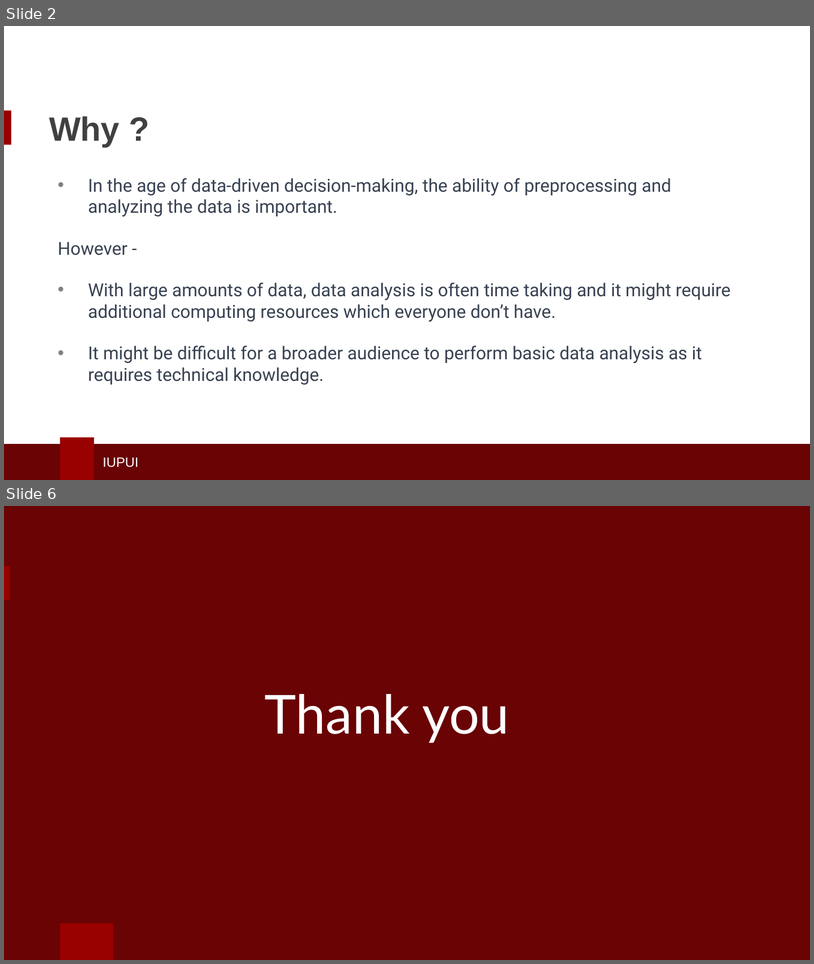
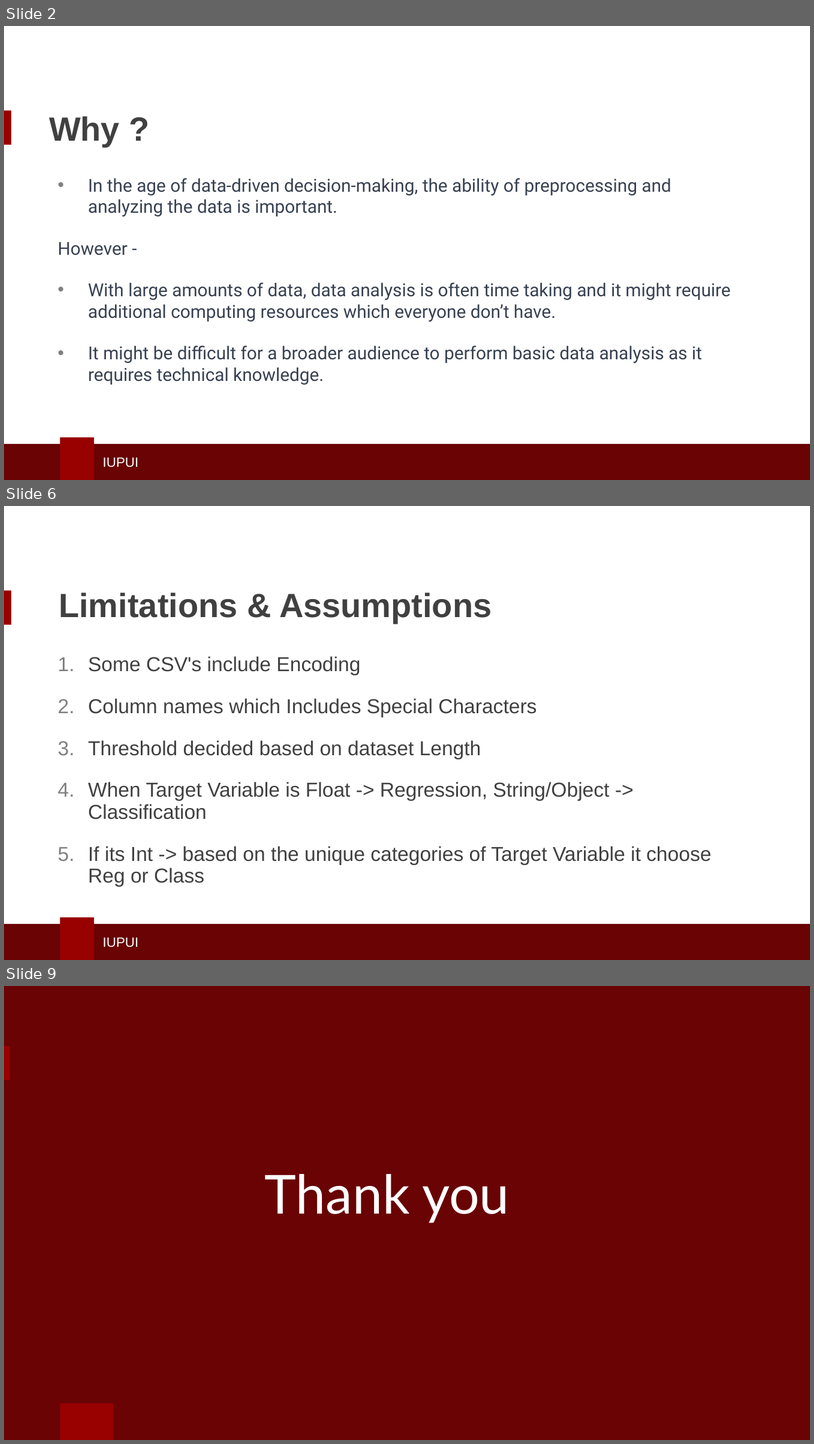
Before and after one commit to HymavathiG2712/Cloud-Based-Generalized-Data-Analysis-Platform, a slide deck: docs/cc_project_premilinary.pptx. Shown one above the other, each under a label of ours: slides 2 and 6 before the commit, slides 2, 6 and 9 after it; the slides between them are not shown. The pictures are 814x964 and 814x1444 pixels, drawn with LibreOffice and Linux fonts; fonts in the diff are those of the drawing; background and template pictures are left out. Boxes give left, top, right and bottom in pixels: in the first picture for what was removed or moved away, otherwise in the second. Text is boxed around its words. In the diff, an @@ line names an element or a change of style, - is before the commit and + after.

```diff
--- a/docs/cc_project_premilinary.pptx
+++ b/docs/cc_project_premilinary.pptx
@@ slide 6 added at <box>4,506,810,960</box>, background #FFFFFF; not listed: 4 template elements that a slide beside it also shows @@
@@ title added at <box>59,592,492,623</box>, 30 pt, text #404041, bold @@
+Limitations & Assumptions
@@ text added at <box>88,656,711,886</box>, 18 pt, text #404041 @@
+1. Some CSV's include Encoding
+2. Column names which Includes Special Characters
+3. Threshold decided based on dataset Length
+4. When Target Variable is Float -> Regression, String/Object -> Classification
+5. If its Int -> based on the unique categories of Target Variable it choose Reg or Class
@@ what was slide 6 is now slide 9 @@
```
Also in this commit, not shown: 1 slide changed, 4 other slides added, 2 slides removed.
